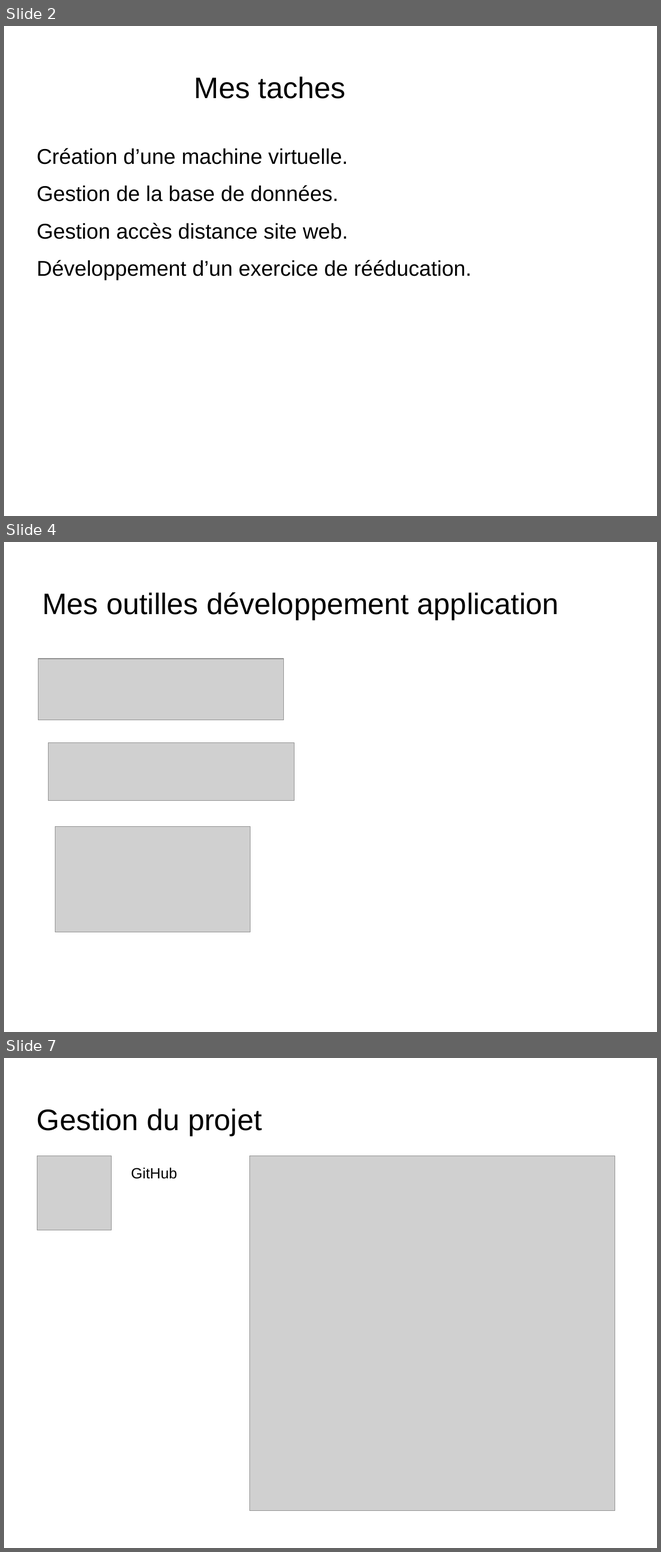
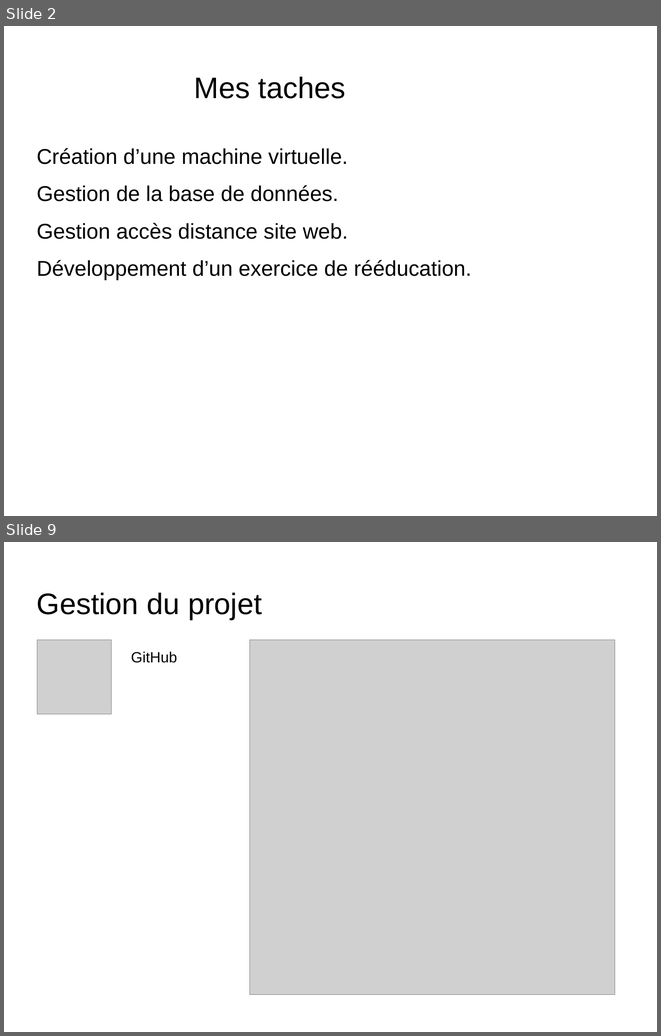
Before and after one commit to ClementM0512/Projet_Ortho, a slide deck: diapo karl Bourgault.odp. Shown one above the other, each under a label of ours: slides 2, 4 and 7 before the commit, slides 2 and 9 after it; the slides between them are not shown. The pictures are 661x1552 and 661x1036 pixels, drawn with LibreOffice and Linux fonts; fonts in the diff are those of the drawing; grey boxes stand for pictures; background and template pictures are left out. Boxes give left, top, right and bottom in pixels: in the first picture for what was removed or moved away, otherwise in the second. Text is boxed around its words. In the diff, an @@ line names an element or a change of style, - is before the commit and + after.

```diff
--- a/diapo karl Bourgault.odp
+++ b/diapo karl Bourgault.odp
@@ slide 4 removed at (x1=4, y1=542, x2=657, y2=1032), background picture (left out) @@
@@ title removed at (x1=42, y1=592, x2=559, y2=619) @@
-Mes outilles développement application
@@ picture removed at (x1=38, y1=659, x2=284, y2=720) @@
@@ picture removed at (x1=48, y1=743, x2=294, y2=801) @@
@@ picture removed at (x1=55, y1=827, x2=250, y2=932) @@
@@ what was slide 7 is now slide 9 @@
```
Also in this commit, not shown: 2 slides changed, 6 slides added, 4 other slides removed.
